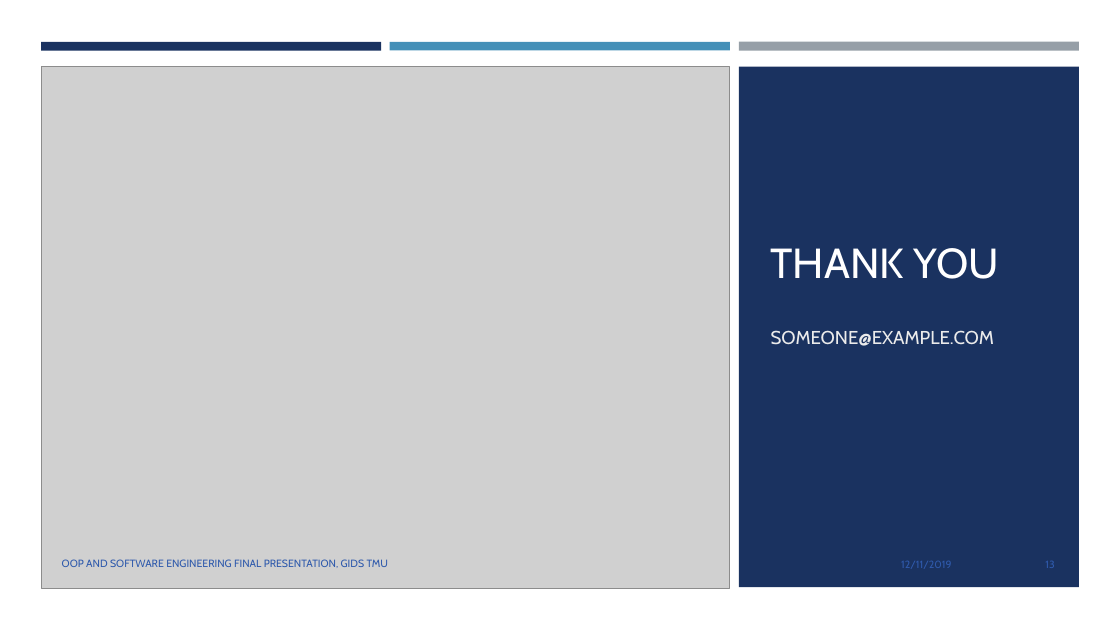
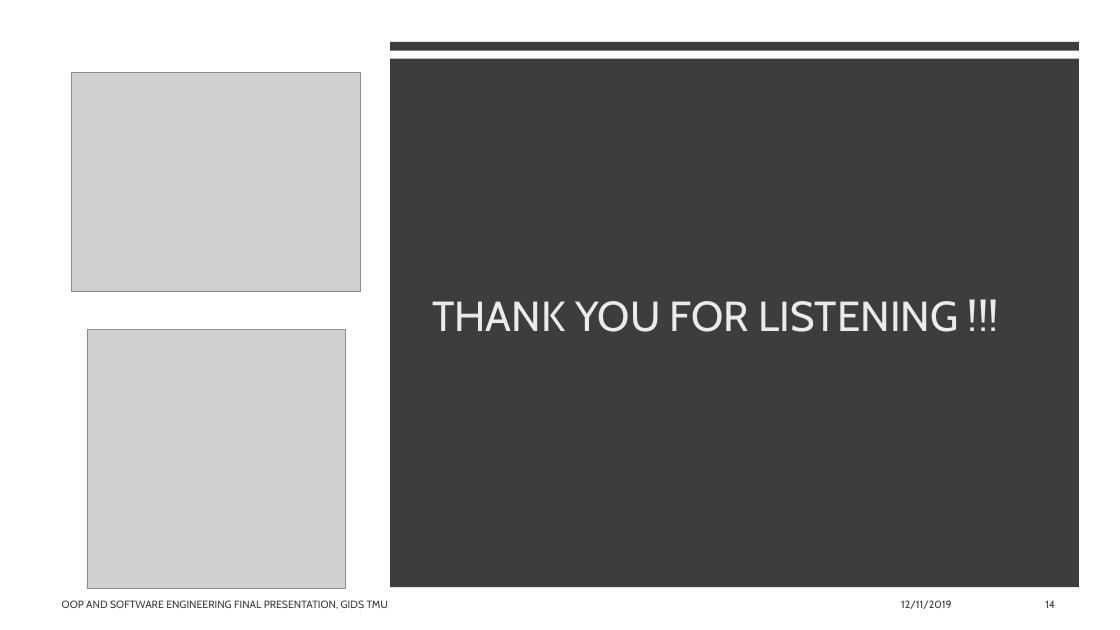
Before and after one commit to Weber12321/TMU-GIDS, a slide deck: slide 14 of 物件導向程式設計/Marry Devops and cybersecurity.pptx (slide 13 before the commit). Drawn at 1120x630 pixels with LibreOffice and Linux fonts; fonts in the diff are those of the drawing; grey boxes stand for pictures. Boxes give left, top, right and bottom in pixels: in the first picture for what was removed or moved away, otherwise in the second. Text is boxed around its words. In the diff, an @@ line names an element or a change of style, - is before the commit and + after.

```diff
--- a/物件導向程式設計/Marry Devops and cybersecurity.pptx
+++ b/物件導向程式設計/Marry Devops and cybersecurity.pptx
@@ background #FFFFFF to #3D3D3D @@
@@ rectangle removed at <box>41,42,381,50</box> @@
@@ rectangle removed at <box>390,42,730,50</box> @@
@@ rectangle added at <box>390,42,1079,50</box>, fill #3D3D3D @@
@@ rectangle added at <box>390,59,1079,587</box>, fill #3D3D3D @@
@@ rectangle removed at <box>739,42,1079,51</box> @@
@@ picture: place and size @@
-picture at <box>41,66,730,588</box>
+picture at <box>71,72,360,291</box>
@@ rectangle removed at <box>739,66,1079,587</box> @@
@@ title at <box>432,301,959,332</box>: text changed; text colour #FFFFFF to #EBEBEB @@
-THANK YOU
+THANK YOU FOR LISTENING !!!
@@ picture added at <box>87,330,345,588</box> @@
@@ subtitle removed at <box>771,330,995,346</box> @@
-SOMEONE@EXAMPLE.COM
@@ page number removed at <box>1045,561,1054,568</box> @@
-13
@@ text "OOP AND SOFTWARE ENGINEERING FINAL ...": place and size @@
-text "OOP AND SOFTWARE ENGINEERING FINAL ..." at <box>62,559,388,568</box>
+text "OOP AND SOFTWARE ENGINEERING FINAL ..." at <box>62,600,388,609</box>
@@ text "OOP AND SOFTWARE ENGINEERING FINAL ..." at <box>62,600,388,609</box>: text colour #2F5AAC to #3D3D3D; more space between paragraphs @@
@@ text "12/11/2019": place and size @@
-text "12/11/2019" at <box>901,561,952,569</box>
+text "12/11/2019" at <box>901,600,952,609</box>
@@ text "12/11/2019" at <box>901,600,952,609</box>: text colour #2F5AAC to #3D3D3D; more space between paragraphs @@
@@ page number added at <box>1045,600,1055,608</box>, 9 pt, text #3D3D3D @@
+14
```
Also in this commit, not shown: 6 other slides changed, 2 slides added, 1 slide removed, 19 other files.
